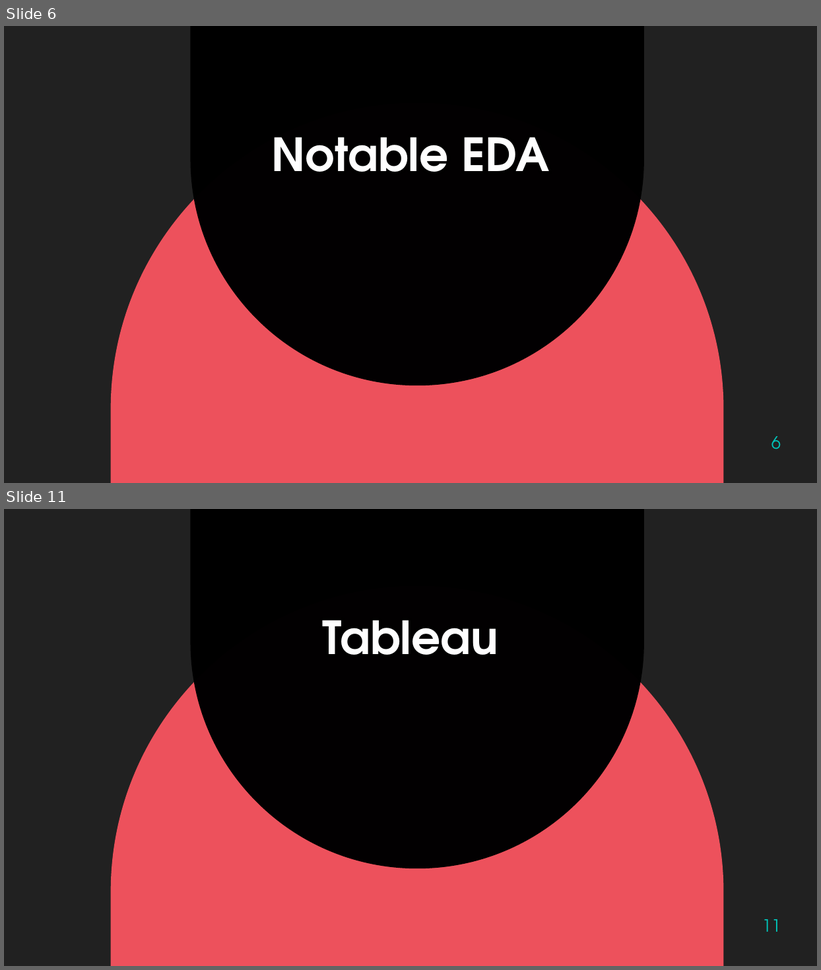
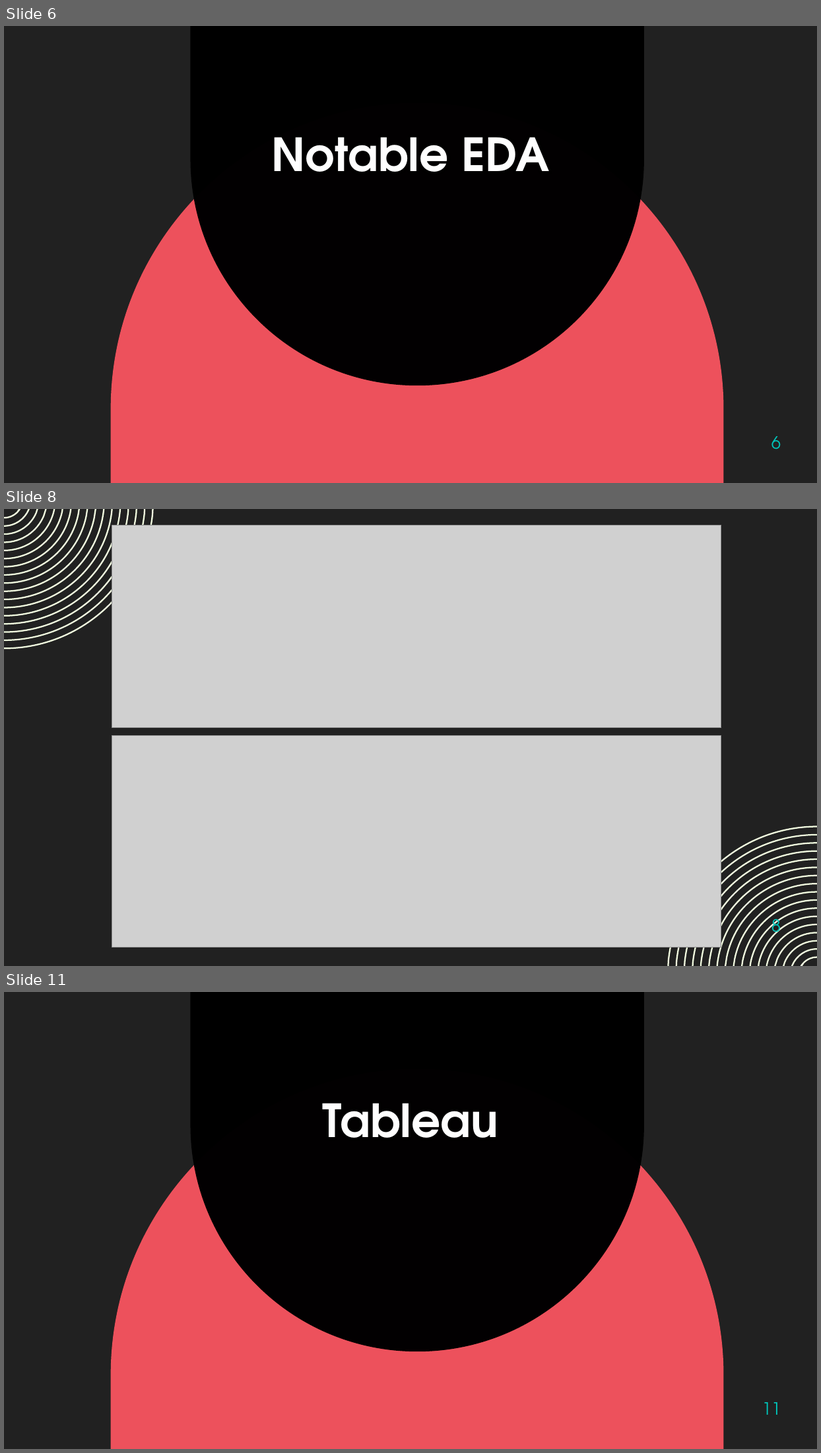
Before and after one commit to jeremyabeard5/MSDS696, a slide deck: MSDS696_FinalPresentation_JeremyBeard.pptx. Shown one above the other, each under a label of ours: slides 6 and 11 before the commit, slides 6, 8 and 11 after it; the slides between them are not shown. The pictures are 821x970 and 821x1453 pixels, drawn with LibreOffice and Linux fonts; fonts in the diff are those of the drawing; grey boxes stand for pictures; background and template pictures are left out. Boxes give left, top, right and bottom in pixels: in the first picture for what was removed or moved away, otherwise in the second. Text is boxed around its words. In the diff, an @@ line names an element or a change of style, - is before the commit and + after.

```diff
--- a/MSDS696_FinalPresentation_JeremyBeard.pptx
+++ b/MSDS696_FinalPresentation_JeremyBeard.pptx
@@ slide 8 added at [4,509,817,966], background #212121 @@
@@ freeform shape added at [4,509,153,650], fill #F0F9DF @@
@@ picture added at [112,525,721,728] @@
@@ picture added at [112,736,721,948] @@
@@ freeform shape added at [668,826,817,966], fill #F0F9DF @@
@@ page number added at [772,914,781,940], 20 pt, text #00C6BB @@
+8
```
Also in this commit, not shown: 8 slides changed, 4 other slides added, 5 slides removed, 3 other files.
